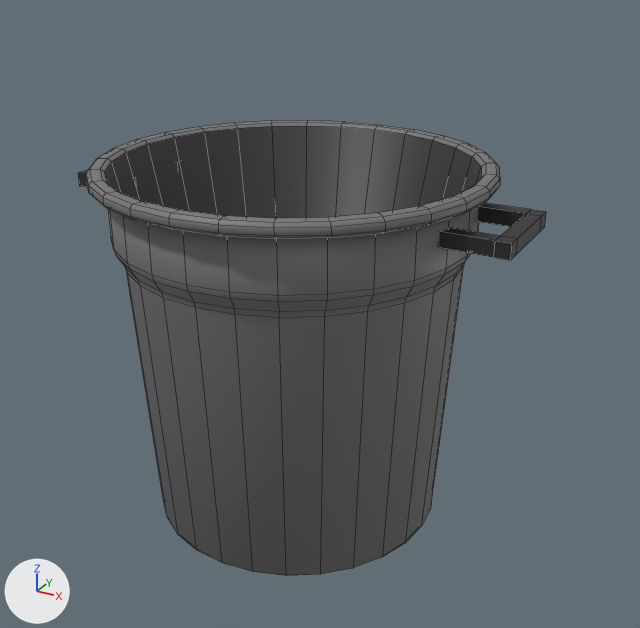
One commit to the FBX model Assets/Models/bin/bin.fbx: the scene before it, then after it.
The view is the same before and after, from a camera (50 mm lens) standing at (-6.61, -2.89, 2.32) and looking at (-8.21, 0.02, 0.86). Lighting does not change. The marker at lower left points along +X, +Y and +Z. Mesh edges are drawn as thin lines. Vertices at the same position are counted once.
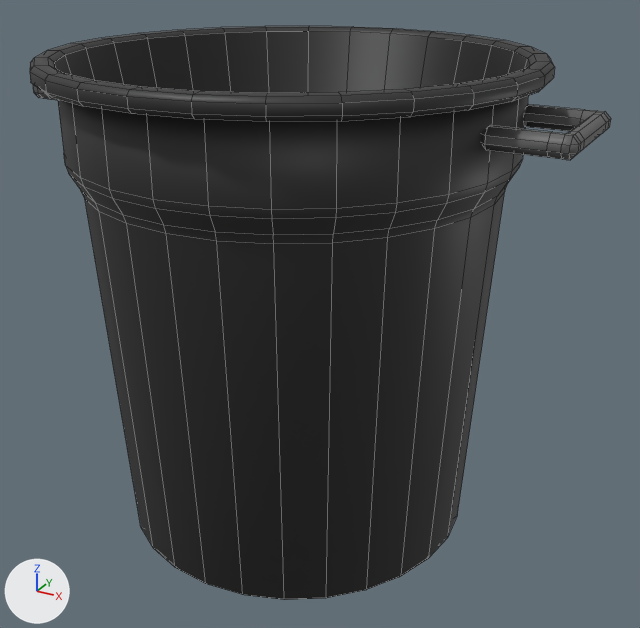
Boxes [x1, y1, x2, y2] around the edits, measured in the pictures (640 x 628 px):
'Cylinder', recoloured, reshaped, moved, rescaled (24% wider, 26% taller)
    before: [78, 121, 546, 575]
    after: [30, 26, 611, 600]
part 1 of me_cylinder, rebuilt
    before: [78, 170, 88, 187]
    after: [33, 85, 58, 100]
part 2 of me_cylinder, built on
    before: [439, 203, 546, 260]
    after: [483, 105, 611, 160]

What changed in the scene script:
```text
Change mat_bin_main:
    mat_bin_main.base_color: (0.179, 0.179, 0.179) -> (0.0254, 0.0254, 0.0254)  # grey #757575 -> black #2c2c2c
Change mat_bin_asa:
    mat_bin_asa.base_color: (0.022, 0.022, 0.022) -> (0.119, 0.119, 0.119)  # black #292929 -> dark grey #616161
Change me_cylinder:
    used by ob_cylinder; location = (-8.32, 0.0, 0.469); rotation_euler = (-3.142, 0.0, 0.0), in degrees (-180, 0, 0); scale = (0.01, 0.01, 0.01)
    remove me_cylinder.from_pydata(...)  # 468 vertices, 438 faces; spans x -92.0..94.0, y -78.0..78.0, z -102.0..48.0
    add me_cylinder.from_pydata(...)  # 596 vertices, 574 faces; spans x -92.0..94.0, y -78.0..78.0, z -102.0..48.0
    me_cylinder part 1: the loose piece of 24 vertices spanning x -92.0..-66.0, y -20.0..20.0, z -90.0..-84.0 is rebuilt with 88 vertices and now spans x -92.0..-66.0, y -20.0..20.0, z -90.0..-84.0
    me_cylinder part 2
    23 vertices are removed from x 68.0..94.0, y -20.0..20.0, z -90.0..-84.0
    22 faces are deleted
    1 vertex moves from x 88.0, y 14.0, z -84.0 to x 90.0, y 18.0, z -84.0
    87 vertices are added at x 68.0..94.0, y -20.0..20.0, z -90.0..-84.0
    90 new faces join them, mat_bin_asa (dark grey #616161)
Change ob_cylinder:
    ob_cylinder.location: (-8.32, 0.0, 0.469) -> (-8.32, 0.0, 0.584)
    ob_cylinder.scale: (0.01, 0.01, 0.01) -> (0.0119, 0.0119, 0.0128)
```
